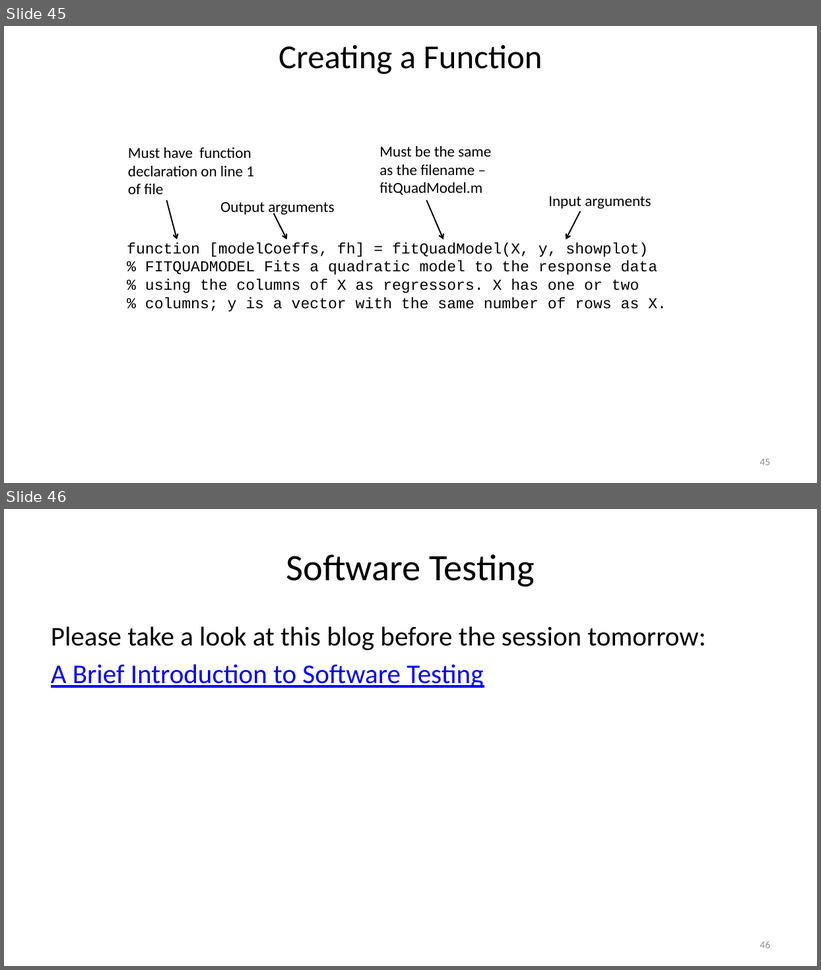
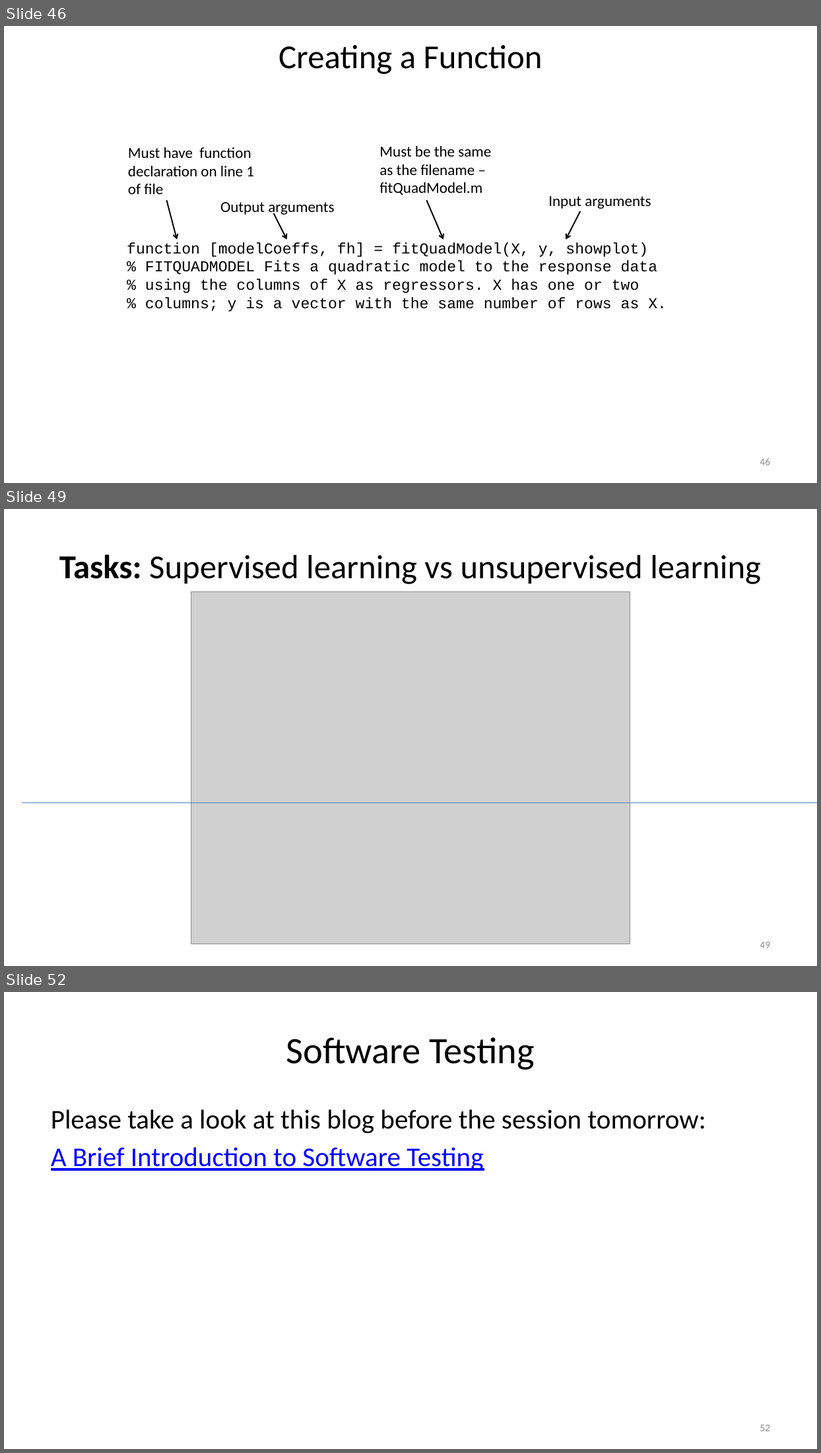
Before and after one commit to louisepb/Nottingham_Workshop, a slide deck: InstructorMaterials/Best Practices for Software Development using MATLAB.pptx. Shown one above the other, each under a label of ours: slides 45 and 46 before the commit, slides 46, 49 and 52 after it; the slides between them are not shown. The pictures are 821x970 and 821x1453 pixels, drawn with LibreOffice and Linux fonts; fonts in the diff are those of the drawing; grey boxes stand for pictures. Boxes give left, top, right and bottom in pixels: in the first picture for what was removed or moved away, otherwise in the second. Text is boxed around its words. In the diff, an @@ line names an element or a change of style, - is before the commit and + after.

```diff
--- a/InstructorMaterials/Best Practices for Software Development using MATLAB.pptx
+++ b/InstructorMaterials/Best Practices for Software Development using MATLAB.pptx
@@ slide 49 added at (x1=4, y1=509, x2=817, y2=966), background #FFFFFF @@
@@ title added at (x1=59, y1=555, x2=761, y2=584), 39.6 pt, text #000000 @@
+Tasks: Supervised learning vs unsupervised learning
@@ picture added at (x1=191, y1=592, x2=630, y2=945) @@
@@ line added from (22, 803) to (817, 803), #4B7EBC 0.75 pt @@
@@ page number added at (x1=760, y1=942, x2=770, y2=949), 12 pt, text #8C8C8C @@
+49
@@ what was slide 45 is now slide 46 @@
@@ page number at (x1=760, y1=458, x2=770, y2=466): text changed @@
-45
+46
@@ what was slide 46 is now slide 52 @@
@@ page number at (x1=760, y1=1425, x2=770, y2=1432): text changed @@
-46
+52
```
Also in this commit, not shown: 5 other slides added.
